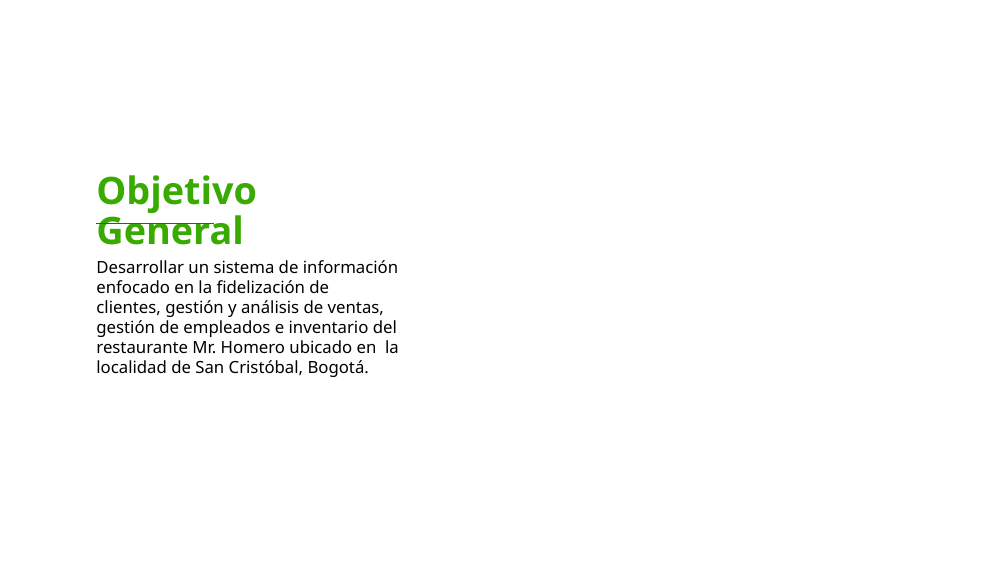
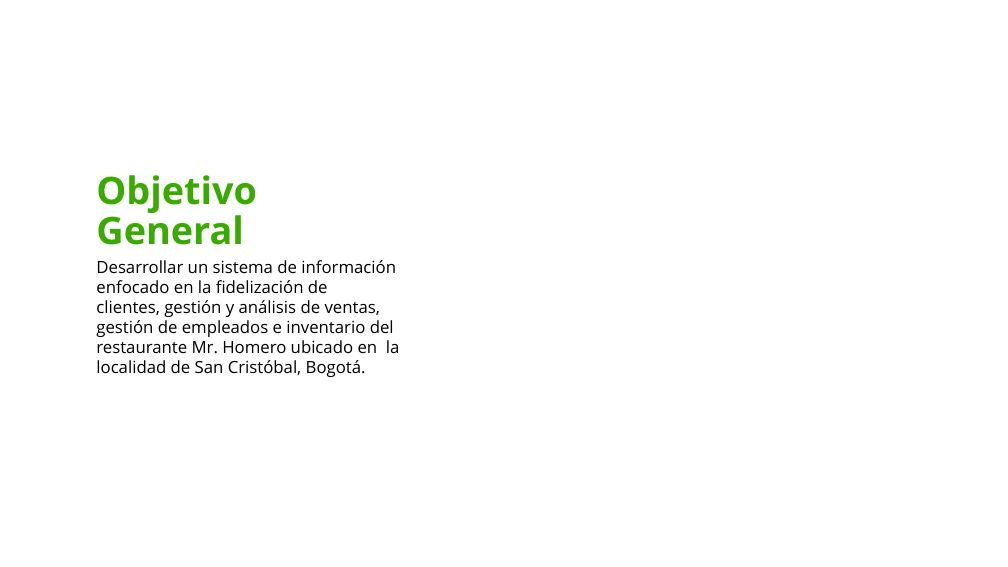
Before and after one commit to cmsrwood/mrhomero, a slide deck: slide 3 of entregables/Entregable (presentación).pptx. Drawn at 1008x567 pixels with LibreOffice and Linux fonts; fonts in the diff are those of the drawing; background and template pictures are left out. Boxes give left, top, right and bottom in pixels: in the first picture for what was removed or moved away, otherwise in the second. Text is boxed around its words. In the diff, an @@ line names an element or a change of style, - is before the commit and + after.

```diff
--- a/entregables/Entregable (presentación).pptx
+++ b/entregables/Entregable (presentación).pptx
@@ line removed from (96, 224) to (214, 224) @@
@@ text "Desarrollar un sistema de información ..." at bbox=[96, 260, 400, 377]: font Noto Sans to Open Sans @@
```
Also in this commit, not shown: 17 other slides changed, 5 slides added, 9 slides removed, 22 other files.
